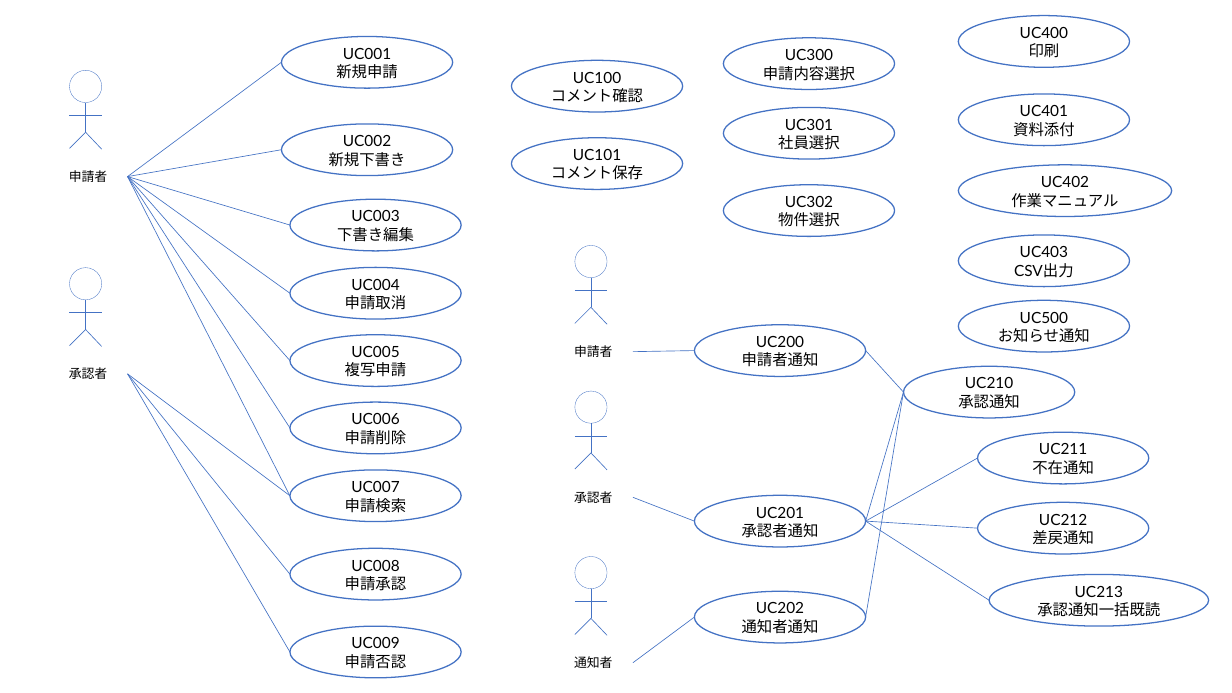
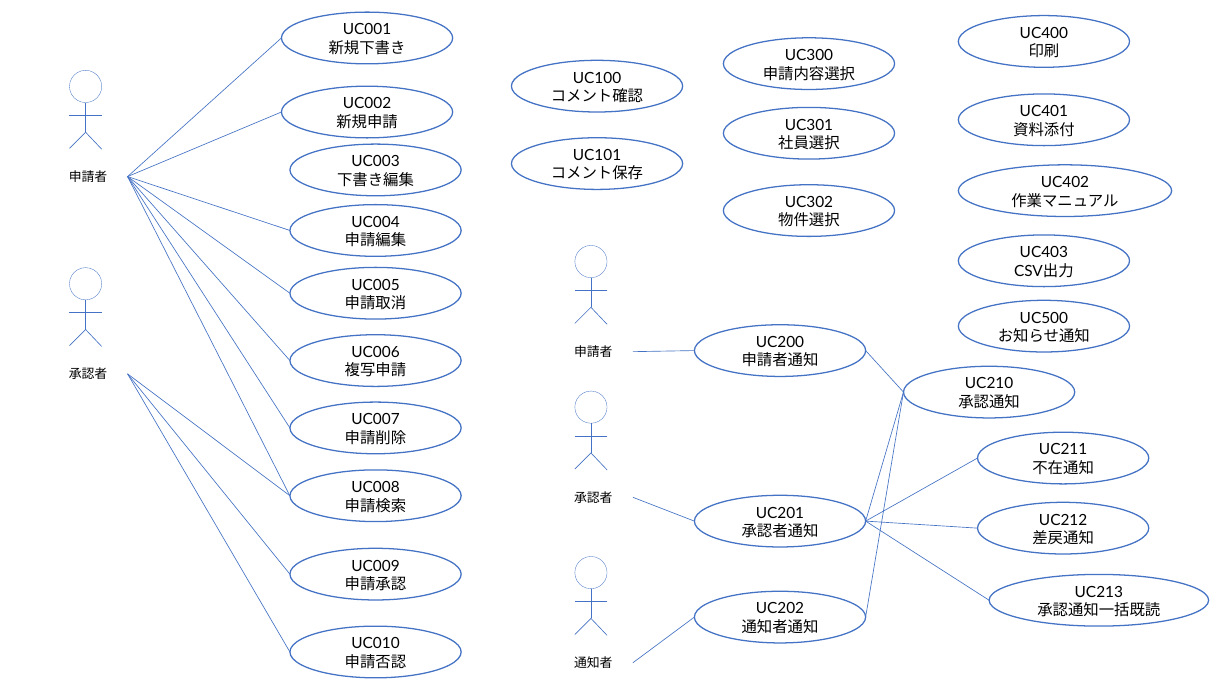
Before and after one commit to haphuongnt96/Django-REST-Practice, a slide deck: slide 1 of docs/設計資料/01_画面/use_case_diagram.pptx. Drawn at 1232x693 pixels with LibreOffice and Linux fonts; fonts in the diff are those of the drawing. Boxes give left, top, right and bottom in pixels: in the first picture for what was removed or moved away, otherwise in the second. Text is boxed around its words. In the diff, an @@ line names an element or a change of style, - is before the commit and + after.

```diff
--- a/docs/設計資料/01_画面/use_case_diagram.pptx
+++ b/docs/設計資料/01_画面/use_case_diagram.pptx
@@ ellipse "UC001": place and size @@
-ellipse "UC001" at <box>282,36,453,88</box>
+ellipse "UC001" at <box>282,12,453,64</box>
@@ line moved from (128, 177) - (282, 62) to (128, 177) - (282, 38) @@
@@ text in ellipse at <box>329,40,406,55</box>: text changed @@
-新規申請
+新規下書き
@@ ellipse "UC002": place and size @@
-ellipse "UC002" at <box>282,124,453,176</box>
+ellipse "UC002" at <box>282,86,453,138</box>
@@ line moved from (128, 177) - (282, 150) to (128, 177) - (282, 112) @@
@@ text in ellipse at <box>336,114,398,129</box>: text changed @@
-新規下書き
+新規申請
@@ ellipse "UC003": place and size @@
-ellipse "UC003" at <box>290,200,461,251</box>
+ellipse "UC003" at <box>290,144,461,196</box>
@@ line moved from (128, 177) - (290, 226) to (128, 177) - (290, 230) @@
@@ ellipse added at <box>290,204,461,256</box>, fill #FFFFFF, outline #4472C4 1 pt, 12 pt, text #000000 @@
+UC004
+申請編集
@@ text in ellipse at <box>351,279,399,290</box>: text changed @@
-UC004
+UC005
@@ text in ellipse at <box>351,346,399,357</box>: text changed @@
-UC005
+UC006
@@ text in ellipse at <box>351,413,399,424</box>: text changed @@
-UC006
+UC007
@@ text in ellipse at <box>351,481,399,492</box>: text changed @@
-UC007
+UC008
@@ text in ellipse at <box>351,560,399,571</box>: text changed @@
-UC008
+UC009
@@ text in ellipse at <box>351,637,399,648</box>: text changed @@
-UC009
+UC010
```
Also in this commit, not shown: 6 other files.
